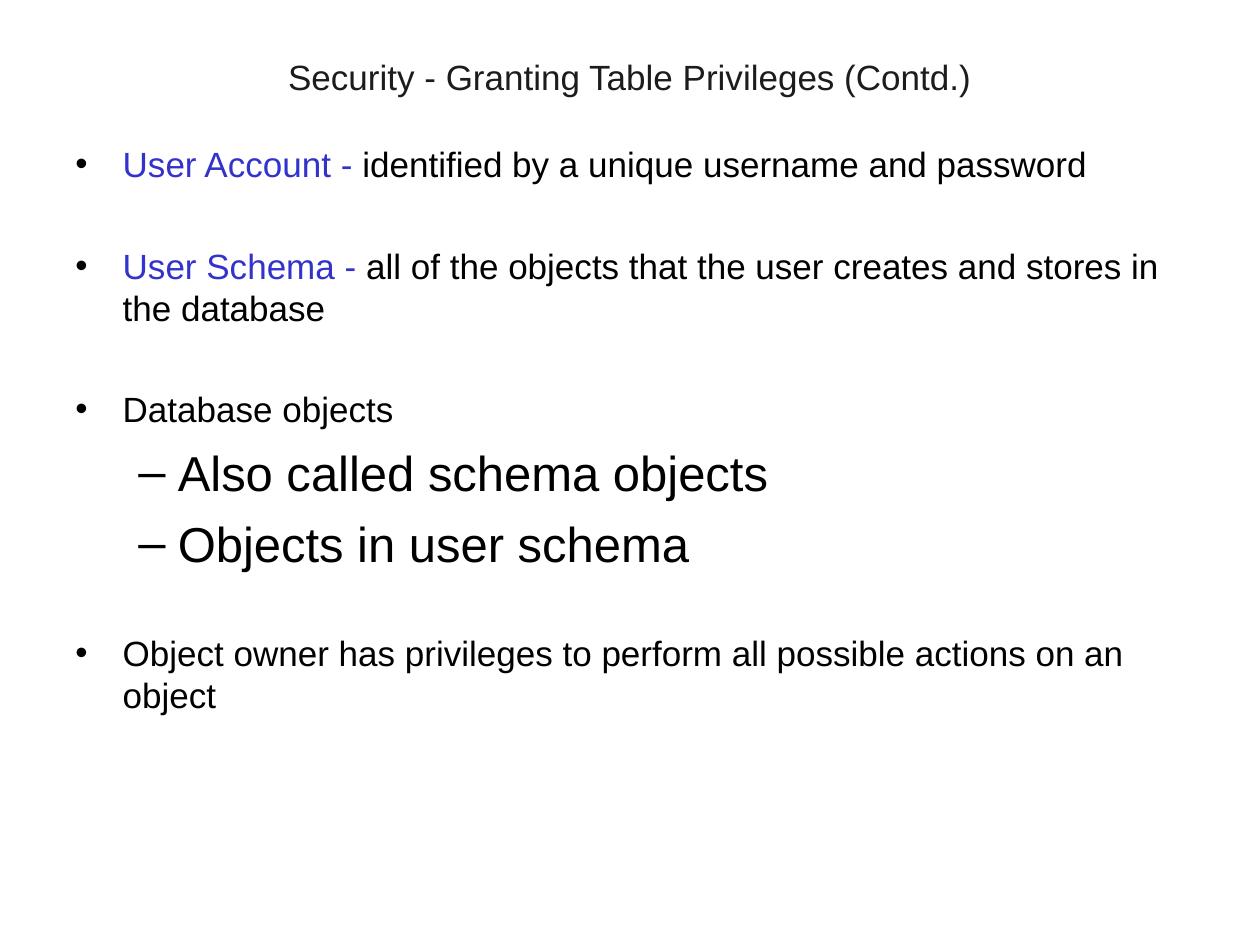
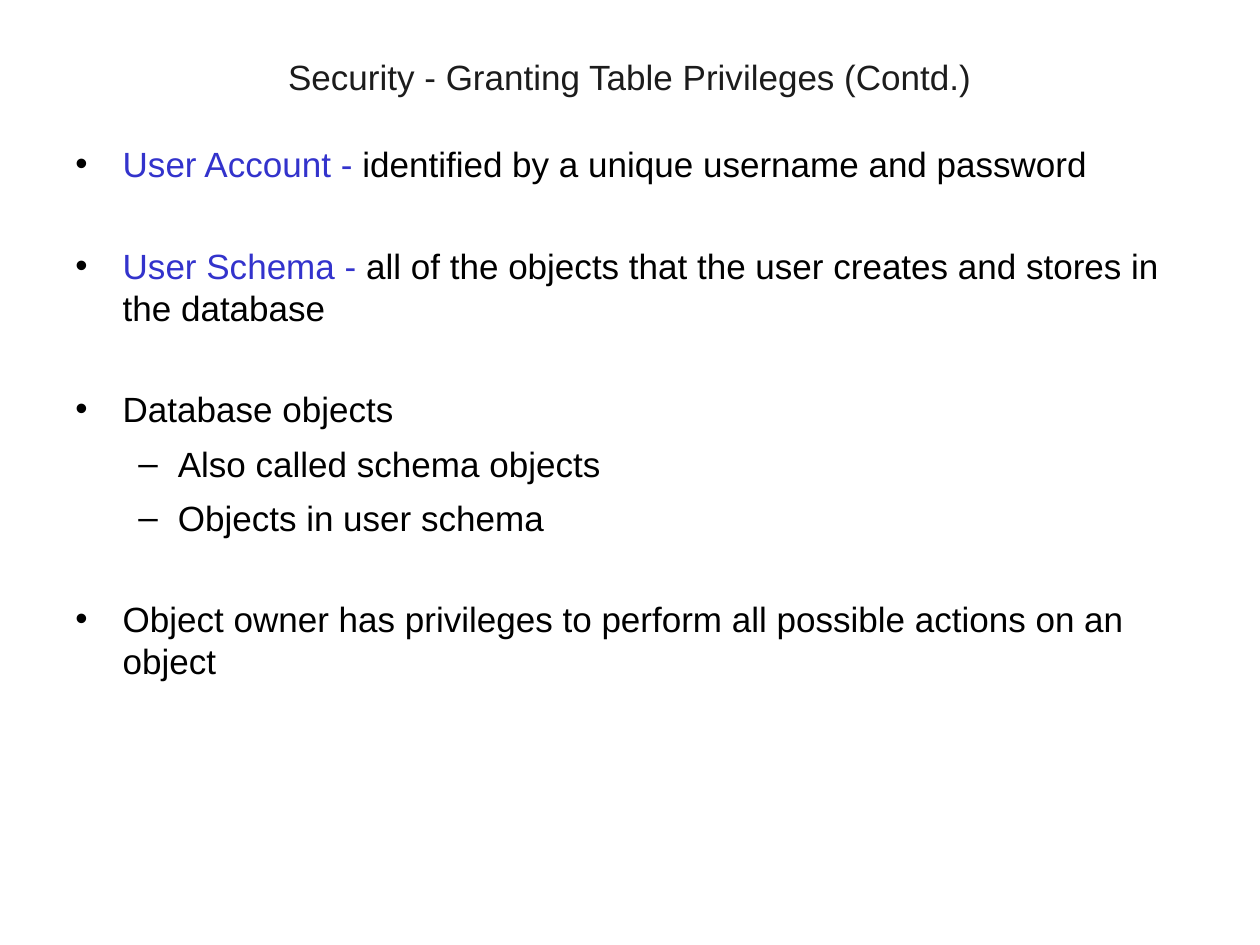
Before and after one commit to vatsanTraining/freshers_dec_2021, a slide deck: slide 16 of RDBMS_Module_2_Excella .ppt. Drawn at 1260x945 pixels with LibreOffice and Linux fonts; fonts in the diff are those of the drawing; background and template pictures are left out. Boxes give left, top, right and bottom in pixels: in the first picture for what was removed or moved away, otherwise in the second. Text is boxed around its words. In the diff, an @@ line names an element or a change of style, - is before the commit and + after.

```diff
--- a/RDBMS_Module_2_Excella .ppt
+++ b/RDBMS_Module_2_Excella .ppt
@@ text at box(178, 451, 600, 538): size 28 to 20 pt in "Also called schema objects", "Objects in user schema" @@
```
Also in this commit, not shown: 2 other slides changed.
